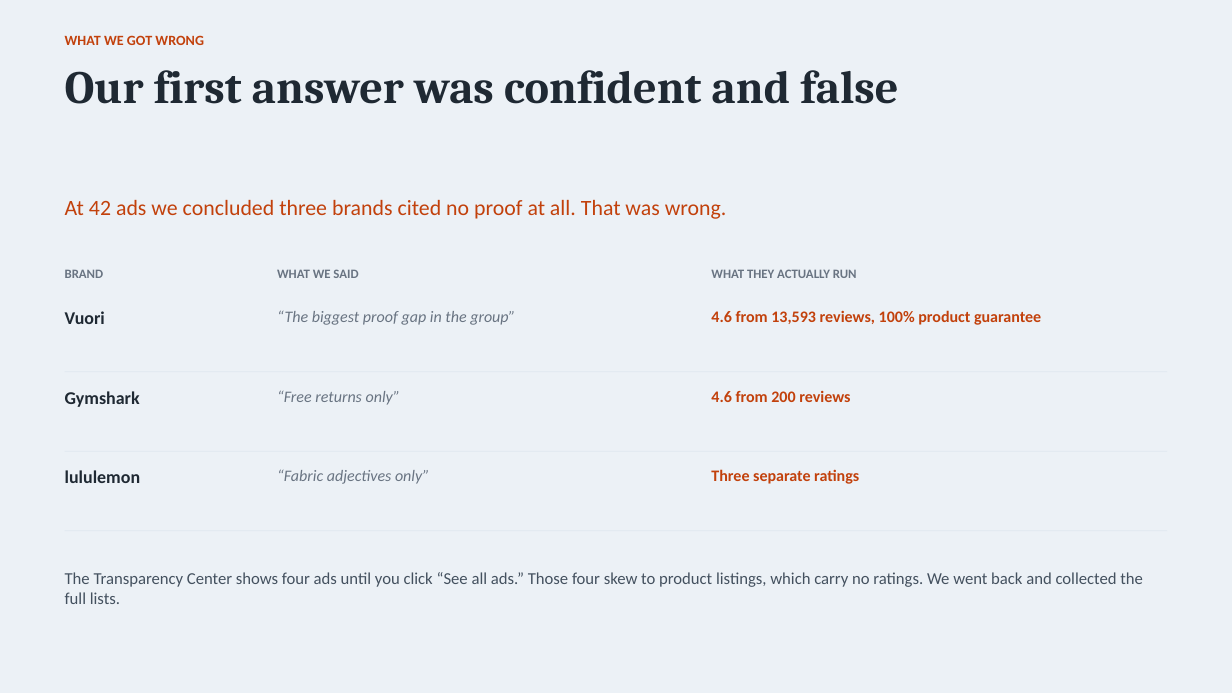
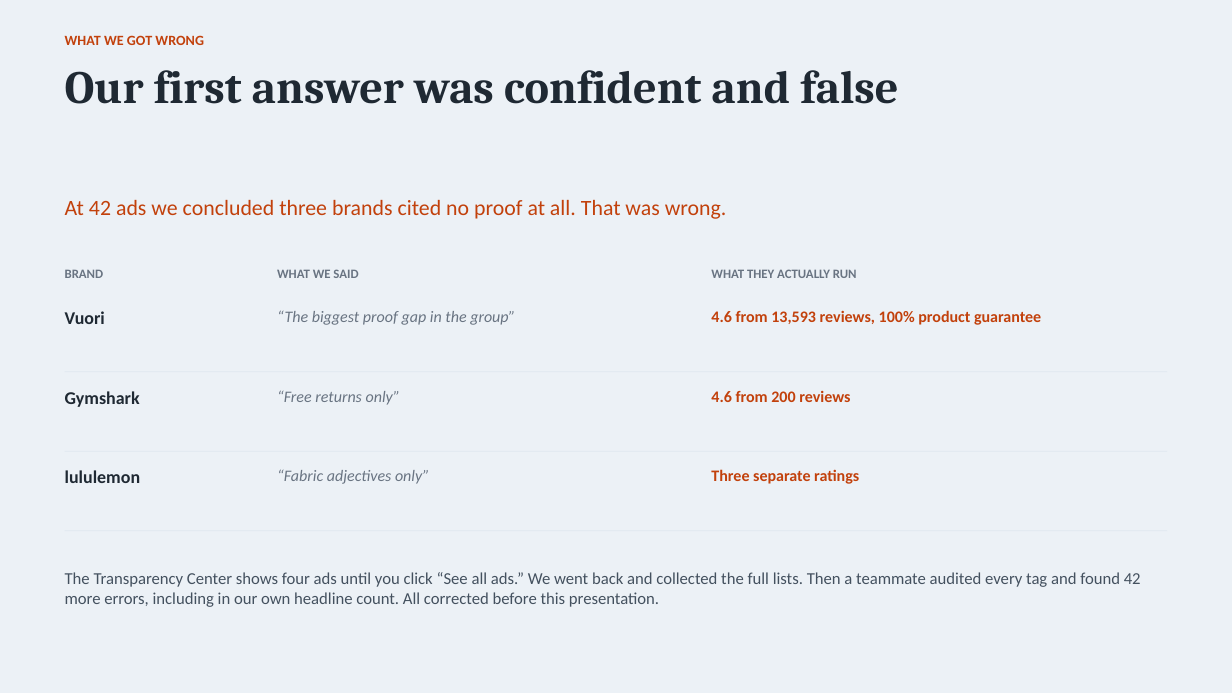
Before and after one commit to spdooley5949/Creative-Teardown-Marketing, a slide deck: slide 8 of output/Dooley_Creative_Teardown_Findings.pptx. Drawn at 1232x693 pixels with LibreOffice and Linux fonts; fonts in the diff are those of the drawing. Boxes give left, top, right and bottom in pixels: in the first picture for what was removed or moved away, otherwise in the second. Text is boxed around its words. In the diff, an @@ line names an element or a change of style, - is before the commit and + after.

```diff
--- a/output/Dooley_Creative_Teardown_Findings.pptx
+++ b/output/Dooley_Creative_Teardown_Findings.pptx
@@ text at [65, 572, 1141, 607]: text changed @@
-The Transparency Center shows four ads until you click “See all ads.” Those four skew to product listings, which carry no ratings. We went back and collected the full lists.
+The Transparency Center shows four ads until you click “See all ads.” We went back and collected the full lists. Then a teammate audited every tag and found 42 more errors, including in our own headline count. All corrected before this presentation.
```
Also in this commit, not shown: 5 other slides changed, 6 other files.
